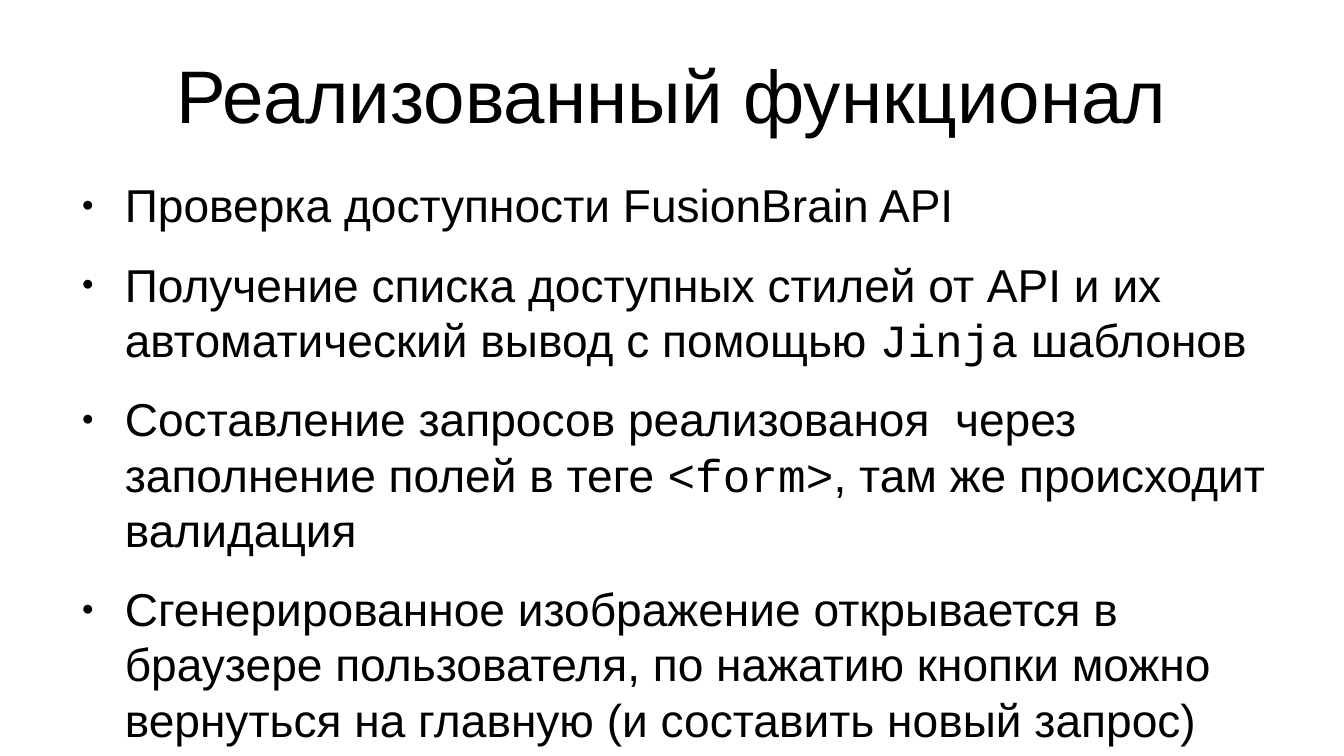
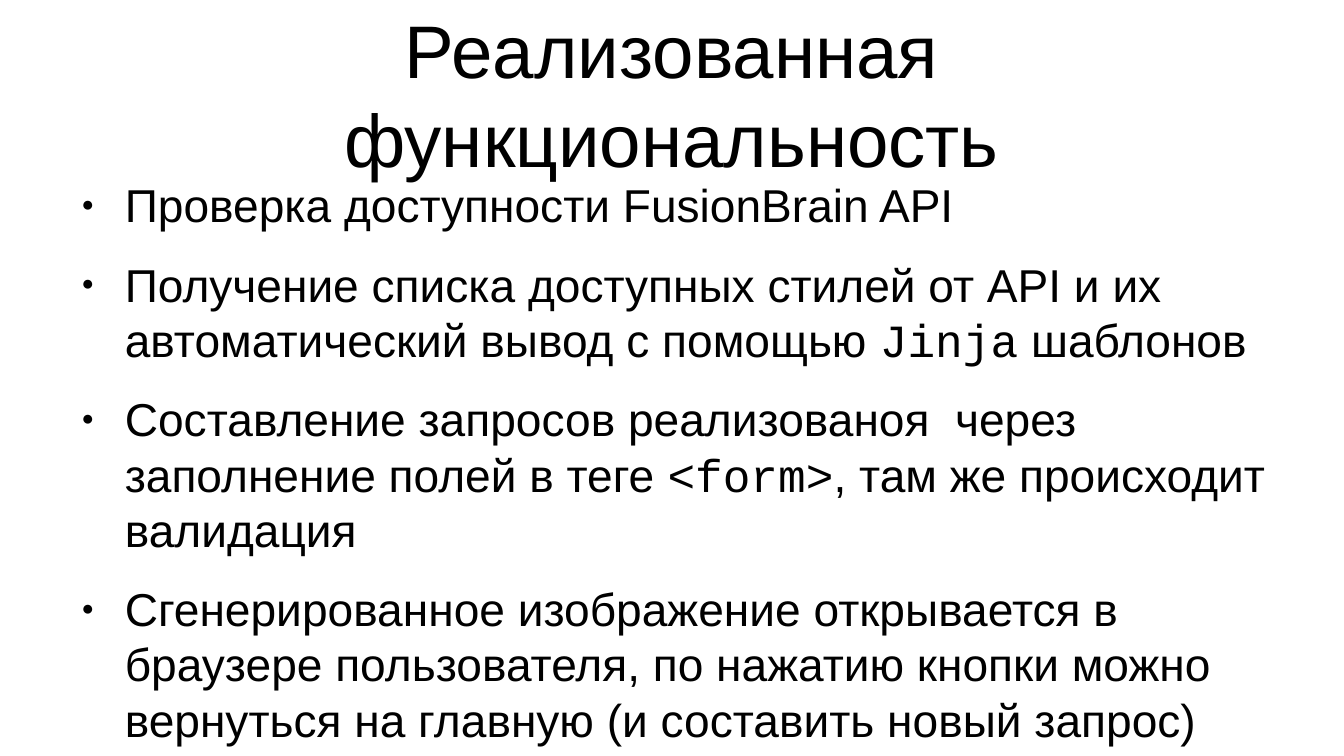
Before and after one commit to Bannigd/web-services-course, a slide deck: slide 10 of homework/report/presentation.odp. Drawn at 1344x756 pixels with LibreOffice and Linux fonts; fonts in the diff are those of the drawing. Boxes give left, top, right and bottom in pixels: in the first picture for what was removed or moved away, otherwise in the second. Text is boxed around its words. In the diff, an @@ line names an element or a change of style, - is before the commit and + after.

Commit message:
fix(homework): change wording

```diff
--- a/homework/report/presentation.odp
+++ b/homework/report/presentation.odp
@@ title at bbox=[344, 26, 998, 181]: text changed @@
-Реализованный функционал
+Реализованная функциональность
```
